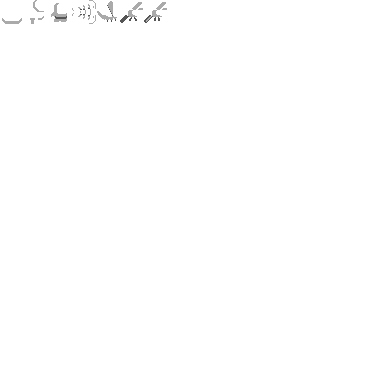
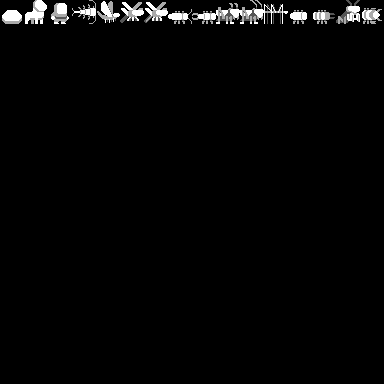
Two versions of the same layered image (384 x 384). Layer-by-layer changes:
added layer "Layer 1" above "Mantis" over [362, 8, 382, 24]
added layer "Mantis" above "Termite" over [336, 0, 360, 24]
added layer "Termite" above "Cockroach" over [313, 10, 335, 24]
added layer "Cockroach" above "Stick Insect" over [290, 10, 319, 24]
added layer "Stick Insect" above "Cricket" over [265, 4, 288, 24]
added layer "Cricket" above "Grasshopper" over [240, 0, 264, 24]
added layer "Grasshopper" above "Earwig" over [216, 3, 240, 24]
added layer "Earwig" above "Stonefly" over [192, 11, 216, 24]
added layer "Stonefly" above "Damselfly" over [168, 9, 192, 24]
showed "Color Fill 1" over [0, 0, 384, 384]
